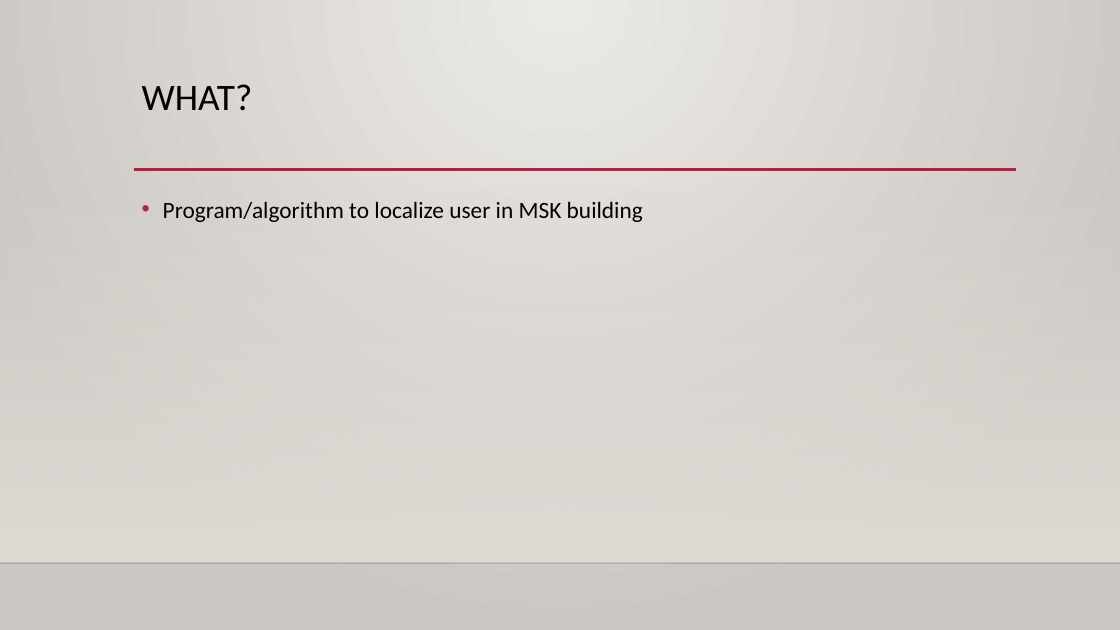
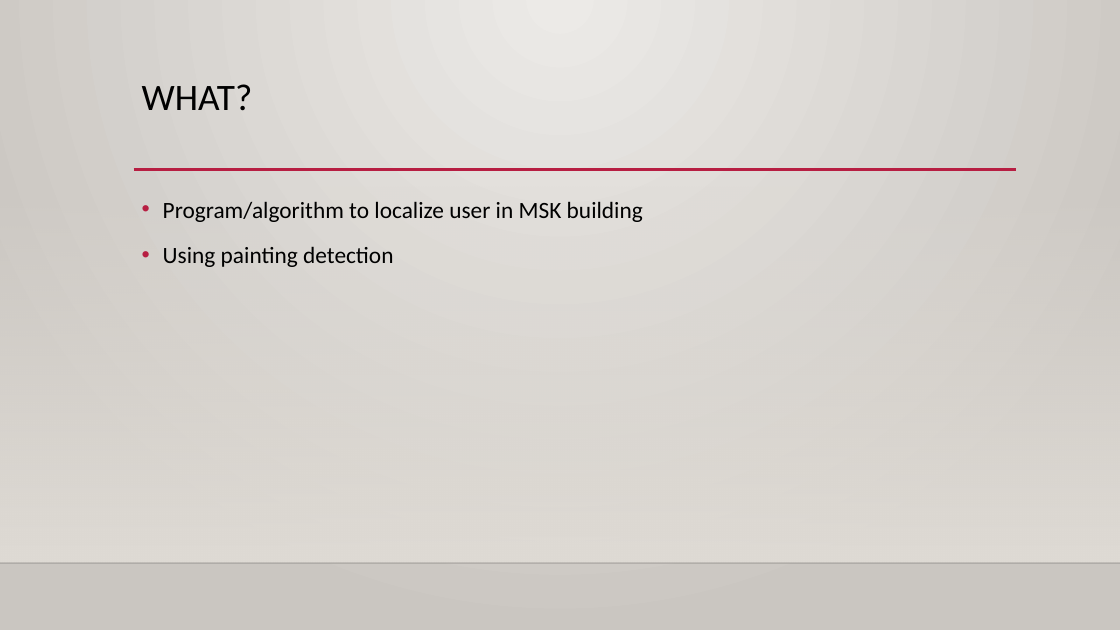
Before and after one commit to timothythiecke/ComputerVisieProject, a slide deck: slide 3 of Presentation/presentation.pptx. Drawn at 1120x630 pixels with LibreOffice and Linux fonts; fonts in the diff are those of the drawing; background and template pictures are left out. Boxes give left, top, right and bottom in pixels: in the first picture for what was removed or moved away, otherwise in the second. Text is boxed around its words. In the diff, an @@ line names an element or a change of style, - is before the commit and + after.

```diff
--- a/Presentation/presentation.pptx
+++ b/Presentation/presentation.pptx
@@ text at (163,246,393,267): paragraph added @@
+• Using painting detection
```
Also in this commit, not shown: 1 other slide changed, 10 other files.
